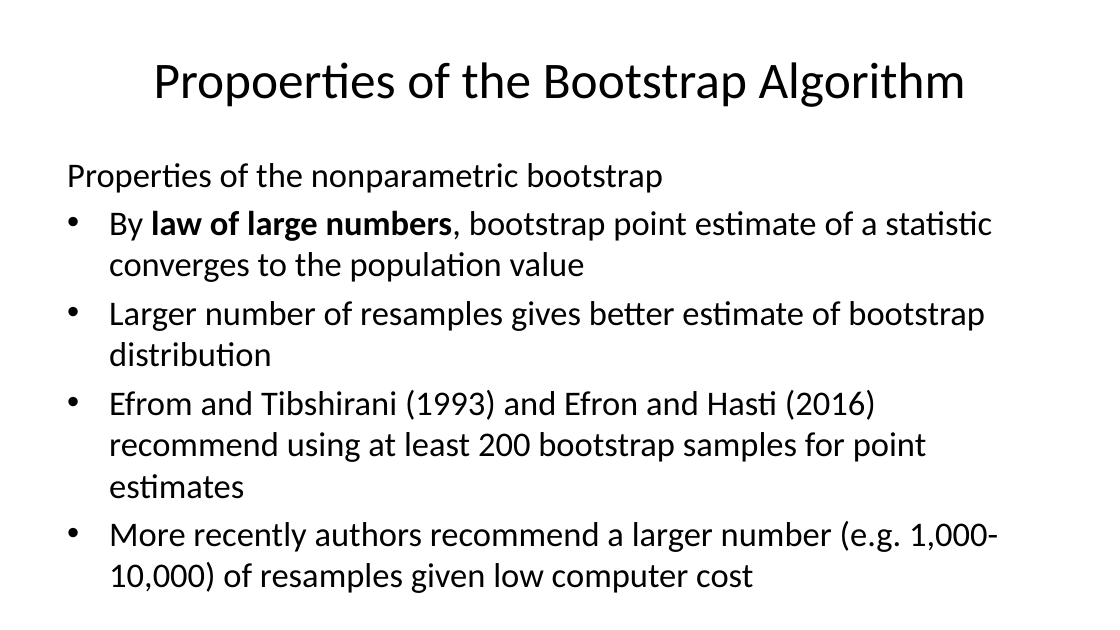
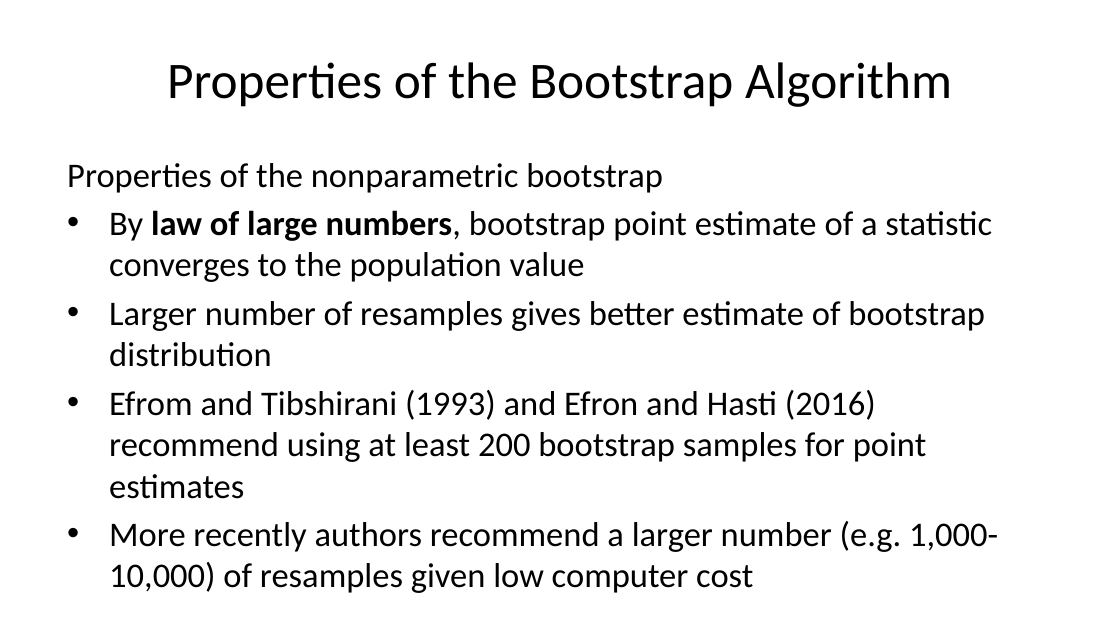
Before and after one commit to StephenElston/CSCI-E-83, a slide deck: slide 13 of LectureSlides/06b_IntroductionToBootstrap.pptx. Drawn at 1120x630 pixels with LibreOffice and Linux fonts; fonts in the diff are those of the drawing. Boxes give left, top, right and bottom in pixels: in the first picture for what was removed or moved away, otherwise in the second. Text is boxed around its words. In the diff, an @@ line names an element or a change of style, - is before the commit and + after.

Commit message:
Corrected typos in sldies

```diff
--- a/LectureSlides/06b_IntroductionToBootstrap.pptx
+++ b/LectureSlides/06b_IntroductionToBootstrap.pptx
@@ title at bbox=[167, 62, 952, 107]: text changed @@
-Propoerties of the Bootstrap Algorithm
+Properties of the Bootstrap Algorithm
```
Also in this commit, not shown: 1 other slide changed.
